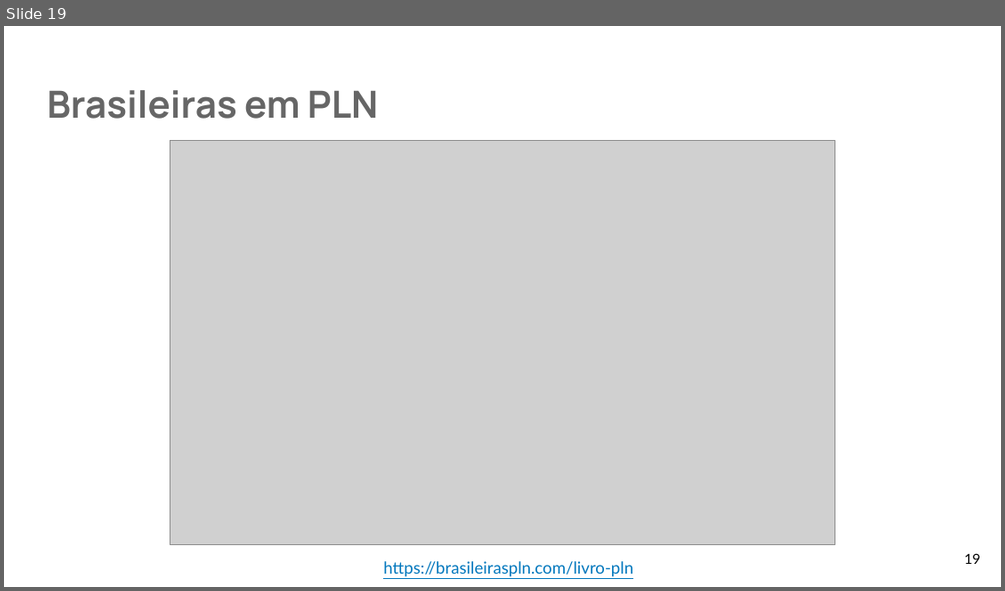
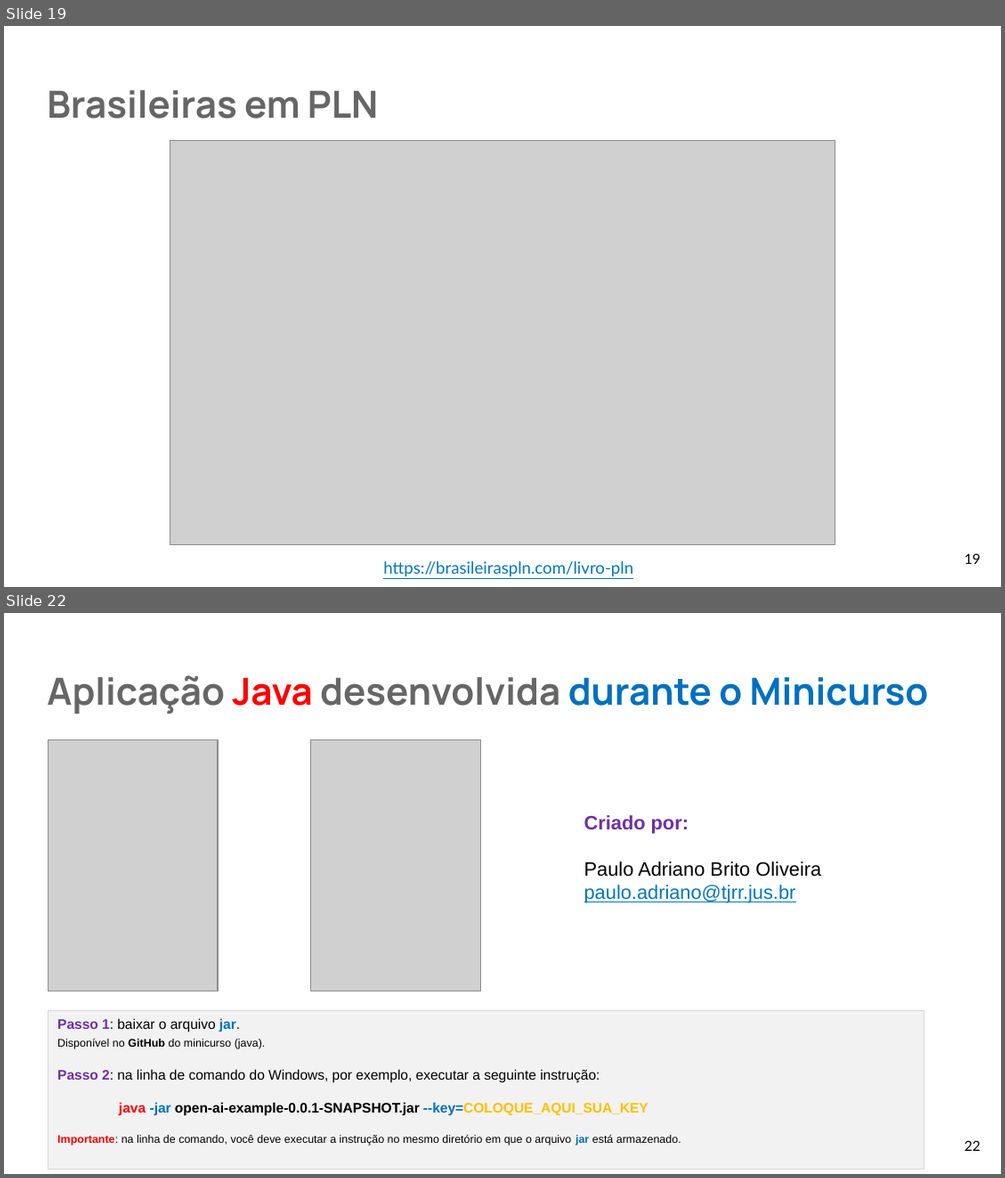
Before and after one commit to adalves-ufabc/2023-SBBD-Minicurso, a slide deck: slides/5. API OpenAI - Considerações finais.pptx. Shown one above the other, each under a label of ours: slide 19 before the commit, slides 19 and 22 after it; the slides between them are not shown. The pictures are 1005x591 and 1005x1178 pixels, drawn with LibreOffice and Linux fonts; fonts in the diff are those of the drawing; grey boxes stand for pictures. Boxes give left, top, right and bottom in pixels: in the first picture for what was removed or moved away, otherwise in the second. Text is boxed around its words. In the diff, an @@ line names an element or a change of style, - is before the commit and + after.

Commit message:
java

```diff
--- a/slides/5. API OpenAI - Considerações finais.pptx
+++ b/slides/5. API OpenAI - Considerações finais.pptx
@@ slide 22 added at [4, 613, 1001, 1174], background #FFFFFF @@
@@ title added at [47, 675, 929, 714], 27 pt, text #666666, bold @@
+Aplicação Java desenvolvida durante o Minicurso
@@ picture added at [48, 739, 218, 990] @@
@@ picture added at [311, 739, 480, 990] @@
@@ text added at [584, 815, 821, 903], 14 pt, text #000000 @@
+Criado por:
+Paulo Adriano Brito Oliveira
+paulo.adriano@tjrr.jus.br
@@ rectangle added at [48, 1011, 924, 1168], fill #F2F2F2, outline #D9D9D9 0.75 pt, 10 pt, text #000000 @@
+Passo 1: baixar o arquivo jar.
+Disponível no GitHub do minicurso (java).
+Passo 2: na linha de comando do Windows, por exemplo, executar a seguinte instrução:
+  java -jar open-ai-example-0.0.1-SNAPSHOT.jar --key=COLOQUE_AQUI_SUA_KEY
+Importante: na linha de comando, você deve executar a instrução no mesmo diretório em que o arquivo jar está armazenado.
@@ page number added at [964, 1140, 980, 1151], 10 pt, text #000000 @@
+22
```
Also in this commit, not shown: 5 slides changed, 1 other slide added, 2 other files.
